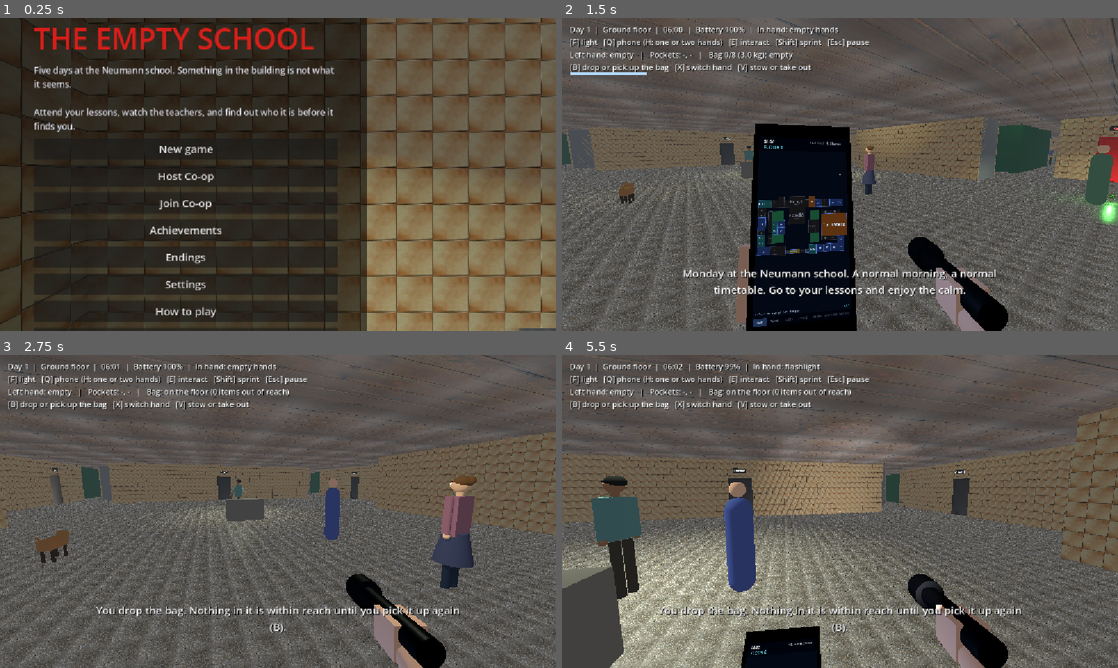
Above: before the commit, frames 1-4 (two rows, left to right).
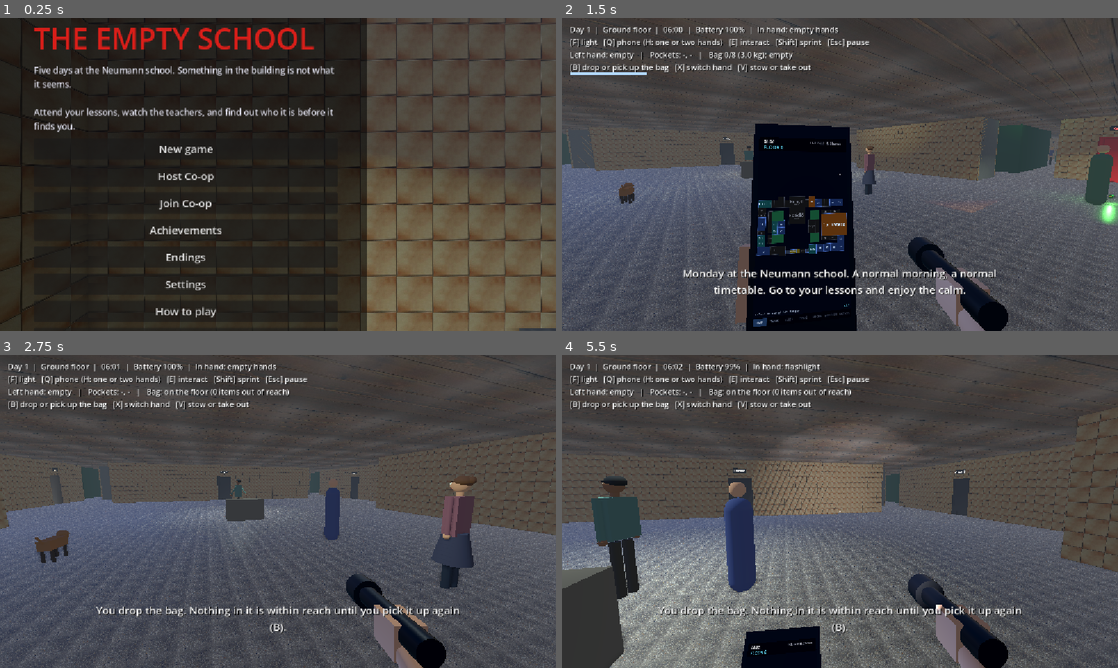
Above: after the commit, the same moments.

Repository: CsPS0/Neumann-Survival-Week
Game: Godot game, scene res://scenes/main.tscn
Same seed, same stepped clock (60 frames per second), same inputs: the game is played once before the commit and once after it.
Inputs (mouse positions are in pixels of both pictures, inside the frame that each line leads up to):
- Up to frame 1 (0.25 s): no input
- Up to frame 2 (1.5 s): click "New game" at 0.5 s; tap Enter at 1.25 s; move the mouse to (867, 174) at 1.27 s; hold W (move_forward) from 1.28 s (still down); hold Q (phone) from 1.28 s (still down)
- Up to frame 3 (2.75 s): keep holding W (move_forward); move the mouse to (250, 511) at 2.02 s; release Q (phone) at 2.03 s; tap B (bag) at 2.1 s; tap Q (phone) at 2.3 s
- Up to frame 4 (5.5 s): keep holding W (move_forward); move the mouse to (851, 505) at 2.77 s; hold F (flashlight) 2.78-3.53 s; tap Q (phone) at 3.05, 3.8, 4.55, 5.1 s; move the mouse to (834, 517) at 3.52 s; tap Space (hold_breath) at 3.6 s; move the mouse to (878, 514) at 4.27 s; hold E (interact) 4.28-5.03 s; move the mouse to (795, 508) at 5.02 s

The runs differ from the first frame. In frame 1, 20% of the frame differs, in the area x 66-100%, y 0-100%; in frame 2, 8.9%; in frame 3, 10%; in frame 4, 15%.

Commit message:
Add windows, a moving sun, a sky and a graphics quality setting (HORROR-GAME)
Outer walls get windows every 3.2 m with glass and a frame. A directional sun
follows the clock from east at 06:00 to west at 18:00, turns warm when low and
casts shadows, so sunlight falls through the windows as patches on the floor.
A procedural sky and a ground plane fill the view outside. Night stays dark.
New quality setting (0 to 2) sets sun shadow range, atlas size, volumetric fog
and SSAO. Phones and headsets default to 0.

Diff:
--- a/HORROR-GAME/scripts/day_night.gd
+++ b/HORROR-GAME/scripts/day_night.gd
@@ -17,19 +17,78 @@
 var running := false
 var is_night := false
 var environment: Environment
+var sun: DirectionalLight3D     ## The sun: moves east to west between 06:00 and 18:00, shadows come from the walls.
+var quality := 2                ## 0 low (mobile, Quest), 1 medium, 2 high. See set_quality().
 
 var _lamps: Array[SpotLight3D] = []
 var _darkness := 0.0           ## 0 = day, 1 = night.
 var _dusk_announced := false
 var _flicker_left := 0.0
+var _sky: Sky
+var _sky_material: ProceduralSkyMaterial
 
 
 func _ready() -> void:
 	add_to_group("daynight")
+	_build_outdoors()
 
 
 func register_lamp(lamp: SpotLight3D) -> void:
 	_lamps.append(lamp)
+
+
+## Sun, sky and the ground outside the windows.
+func _build_outdoors() -> void:
+	sun = DirectionalLight3D.new()
+	sun.name = "Sun"
+	sun.shadow_enabled = true
+	sun.shadow_bias = 0.04
+	sun.shadow_normal_bias = 1.2
+	sun.light_angular_distance = 0.6
+	sun.directional_shadow_blend_splits = true
+	add_child(sun)
+	var ground := MeshInstance3D.new()
+	ground.name = "Ground"
+	var plane := PlaneMesh.new()
+	plane.size = Vector2(600.0, 600.0)
+	var ground_material := StandardMaterial3D.new()
+	ground_material.albedo_color = Color(0.17, 0.26, 0.13)
+	ground_material.roughness = 1.0
+	plane.material = ground_material
+	ground.mesh = plane
+	ground.position = Vector3(0.0, -0.52, 0.0)
+	ground.cast_shadow = GeometryInstance3D.SHADOW_CASTING_SETTING_OFF
+	add_child(ground)
+	_sky_material = ProceduralSkyMaterial.new()
+	_sky_material.sky_curve = 0.15
+	_sky_material.ground_curve = 0.05
+	_sky = Sky.new()
+	_sky.sky_material = _sky_material
+	set_quality(quality)
+
+
+## Shadow range, shadow atlas size and the effects that cost the most. Mobile and Quest builds start on 0.
+func set_quality(level: int) -> void:
+	quality = clampi(level, 0, 2)
+	if sun:
+		match quality:
+			0:
+				sun.directional_shadow_mode = DirectionalLight3D.SHADOW_ORTHOGONAL
+				sun.directional_shadow_max_distance = 30.0
+			1:
+				sun.directional_shadow_mode = DirectionalLight3D.SHADOW_PARALLEL_2_SPLITS
+				sun.directional_shadow_max_distance = 45.0
+			_:
+				sun.directional_shadow_mode = DirectionalLight3D.SHADOW_PARALLEL_4_SPLITS
+				sun.directional_shadow_max_distance = 70.0
+	RenderingServer.directional_shadow_atlas_set_size([1024, 2048, 4096][quality], true)
+	if environment:
+		environment.ssao_enabled = quality >= 2 and not _is_mobile()
+	_apply_sky()
+
+
+func _is_mobile() -> bool:
+	return OS.has_feature("mobile") or OS.has_feature("web") or OS.has_feature("android") or OS.has_feature("ios")
 
 
 func time_text() -> String:
@@ -77,25 +136,25 @@
 
 
 func _apply_lighting(delta: float) -> void:
+	_apply_sun()
 	if environment:
-		environment.ambient_light_energy = lerpf(0.55, 0.015, _darkness)
+		environment.ambient_light_energy = lerpf(0.3, 0.015, _darkness)
 		environment.ambient_light_color = Color(0.85, 0.88, 0.9).lerp(Color(0.35, 0.4, 0.6), _darkness)
 		environment.fog_density = lerpf(0.004, 0.045, _darkness)
-		environment.fog_light_color = Color(0.45, 0.5, 0.55).lerp(Color(0.015, 0.02, 0.03), _darkness)
-
-		var is_mobile := OS.has_feature("mobile") or OS.has_feature("web") or OS.has_feature("android") or OS.has_feature("ios")
-		if not is_mobile:
-			if _darkness > 0.15:
-				environment.volumetric_fog_enabled = true
-				environment.volumetric_fog_density = lerpf(0.0, 0.032, _darkness)
-				environment.volumetric_fog_albedo = Color(0.22, 0.25, 0.32).lerp(Color(0.04, 0.04, 0.07), _darkness)
-				environment.volumetric_fog_emission = Color(0.01, 0.01, 0.02)
-			else:
-				environment.volumetric_fog_enabled = false
+		environment.fog_light_color = Color(0.55, 0.62, 0.7).lerp(Color(0.015, 0.02, 0.03), _darkness)
+		environment.fog_sky_affect = 0.0
+		if quality >= 1 and not _is_mobile():
+			# Thin by day, so the sun shows as beams through the windows. Thick at night.
+			environment.volumetric_fog_enabled = true
+			environment.volumetric_fog_density = lerpf(0.03, 0.032, _darkness)
+			environment.volumetric_fog_albedo = Color(0.9, 0.92, 0.95).lerp(Color(0.04, 0.04, 0.07), _darkness)
+			environment.volumetric_fog_emission = Color(0.01, 0.01, 0.02)
+		else:
+			environment.volumetric_fog_enabled = false
 	var flicker := _darkness > 0.05 and _darkness < 0.98
 	var night_flicker := _darkness >= 0.98
 	for lamp in _lamps:
-		var energy := LAMP_ENERGY * (1.0 - _darkness)
+		var energy := LAMP_ENERGY * (1.0 - _darkness) * lerpf(0.75, 1.0, _darkness)   # Daylight does part of the work.
 		if flicker and randf() < 0.2:
 			energy *= randf_range(0.0, 0.8)
 		elif night_flicker and randf() < 0.01:
@@ -104,3 +163,37 @@
 			energy = 0.0
 		lamp.light_energy = energy
 		lamp.visible = energy > 0.01
+
+
+## Sun position from the clock: rises in the east at 06:00, is highest at noon, sets in the west at 18:00.
+func _apply_sun() -> void:
+	if sun == null:
+		return
+	var t := clampf((minutes - DAY_START) / (NIGHT - DAY_START), 0.0, 1.0)
+	var elevation := deg_to_rad(lerpf(7.0, 62.0, sin(t * PI)))
+	var azimuth := t * PI
+	var to_sun := Vector3(cos(azimuth) * cos(elevation), sin(elevation), sin(azimuth) * cos(elevation))
+	sun.basis = Basis.looking_at(-to_sun, Vector3.UP)
+	var warmth := clampf(1.0 - (rad_to_deg(elevation) - 7.0) / 28.0, 0.0, 1.0)
+	sun.light_color = Color(1.0, 0.96, 0.88).lerp(Color(1.0, 0.58, 0.3), warmth)
+	var energy := lerpf(2.2, 3.4, sin(elevation)) * (1.0 - _darkness)
+	sun.light_energy = energy
+	sun.visible = energy > 0.01
+	sun.light_volumetric_fog_energy = 1.0
+	_apply_sky(warmth)
+
+
+func _apply_sky(warmth := 0.0) -> void:
+	if environment == null or _sky == null:
+		return
+	if environment.sky != _sky:
+		environment.background_mode = Environment.BG_SKY
+		environment.sky = _sky
+	var day_top := Color(0.3, 0.5, 0.88)
+	var day_horizon := Color(0.72, 0.82, 0.92).lerp(Color(1.0, 0.7, 0.45), warmth * 0.8)
+	var night := Color(0.008, 0.01, 0.025)
+	_sky_material.sky_top_color = day_top.lerp(night, _darkness)
+	_sky_material.sky_horizon_color = day_horizon.lerp(Color(0.02, 0.025, 0.045), _darkness)
+	_sky_material.ground_horizon_color = _sky_material.sky_horizon_color
+	_sky_material.ground_bottom_color = Color(0.1, 0.14, 0.09).lerp(night, _darkness)
+	_sky_material.sky_energy_multiplier = lerpf(1.0, 0.6, _darkness)
--- a/HORROR-GAME/scripts/main.gd
+++ b/HORROR-GAME/scripts/main.gd
@@ -38,6 +38,10 @@
 const WALL_THICKNESS := 0.25
 const DOOR_WIDTH := 1.5
 const DOOR_HEIGHT := 2.2
+const WINDOW_SILL := 0.9        ## Windows in the outer walls: sill height, top height, width and spacing.
+const WINDOW_TOP := 2.4
+const WINDOW_WIDTH := 1.6
+const WINDOW_PITCH := 3.2
 const STAIR_STEPS := 22
 const FLOOR_NAMES := ["Ground floor", "1st floor", "2nd floor"]
 const TEACHER_ORDER: Array = Lessons.SUSPECT_IDS   ## Accusation options, in button order.
@@ -188,6 +192,9 @@
 var _scale := 1.0
 var _y := 0.0
 var _floor_i := 0
+var _floor_bounds := Rect2()   ## Outline of the floor being built, in world metres: walls on it get windows.
+var _glass_material: StandardMaterial3D
+var _frame_material: StandardMaterial3D
 var _puppets := {}
 const PlayerPuppetScene = preload("res://scenes/player_puppet.tscn")
 
@@ -450,6 +457,7 @@
 
 func _apply_settings() -> void:
 	profile.apply(player, $WorldEnvironment.environment)
+	daynight.set_quality(int(profile.get_setting("quality")))
 
 
 func _start_game() -> void:
@@ -1032,6 +1040,7 @@
 	var p0 := _to_world(rect.position.x, rect.position.y)
 	var p1 := _to_world(rect.end.x, rect.end.y)
 	var world_rect := Rect2(p0, p1 - p0)
+	_floor_bounds = world_rect.abs()
 	var no_holes: Array[Rect2] = []
 	# Upper floors have the stairwell cut out of the slab; every floor but the top has a hole in its ceiling.
 	_slab(world_rect, _y, 0.5, stair_holes if index > 0 else no_holes, _floor_material, true)
@@ -1088,12 +1097,91 @@
 
 
 func _wall(a: Vector2, b: Vector2, y0 := 0.0, y1 := WALL_HEIGHT) -> void:
+	if y0 == 0.0 and y1 == WALL_HEIGHT and _is_outer_wall(a, b) and _wall_windows(a, b):
+		return
 	var mid := (a + b) * 0.5
 	var length := a.distance_to(b) + WALL_THICKNESS
 	var horizontal := absf(a.y - b.y) < 0.001
 	var size := Vector3(length, y1 - y0, WALL_THICKNESS) if horizontal \
 			else Vector3(WALL_THICKNESS, y1 - y0, length)
 	_box(_region, Vector3(mid.x, _y + (y0 + y1) * 0.5, mid.y), size, _wall_material, true)
+
+
+func _is_outer_wall(a: Vector2, b: Vector2) -> bool:
+	var tolerance := 0.06
+	if absf(a.y - b.y) < 0.001:
+		return absf(a.y - _floor_bounds.position.y) < tolerance or absf(a.y - _floor_bounds.end.y) < tolerance
+	if absf(a.x - b.x) < 0.001:
+		return absf(a.x - _floor_bounds.position.x) < tolerance or absf(a.x - _floor_bounds.end.x) < tolerance
+	return false
+
+
+## Outer wall with window openings, evenly spaced. Returns false when the wall is too short for one.
+func _wall_windows(a: Vector2, b: Vector2) -> bool:
+	var horizontal := absf(a.y - b.y) < 0.001
+	var lo := minf(a.x, b.x) if horizontal else minf(a.y, b.y)
+	var hi := maxf(a.x, b.x) if horizontal else maxf(a.y, b.y)
+	var fixed := a.y if horizontal else a.x
+	var count := int((hi - lo - 0.8) / WINDOW_PITCH)
+	if count < 1:
+		return false
+	var cell := (hi - lo) / count
+	var half := WALL_THICKNESS * 0.5
+	var cuts: Array[float] = [lo - half]
+	for i in count:
+		var centre := lo + cell * (i + 0.5)
+		cuts.append(centre - WINDOW_WIDTH * 0.5)
+		cuts.append(centre + WINDOW_WIDTH * 0.5)
+	cuts.append(hi + half)
+	_wall_strip(cuts[0], cuts[cuts.size() - 1], fixed, horizontal, 0.0, WINDOW_SILL)
+	_wall_strip(cuts[0], cuts[cuts.size() - 1], fixed, horizontal, WINDOW_TOP, WALL_HEIGHT)
+	for i in range(0, cuts.size(), 2):
+		_wall_strip(cuts[i], cuts[i + 1], fixed, horizontal, WINDOW_SILL, WINDOW_TOP)
+	for i in count:
+		_window_pane((cuts[i * 2 + 1] + cuts[i * 2 + 2]) * 0.5, fixed, horizontal)
+	return true
+
+
+func _wall_strip(from: float, to: float, fixed: float, horizontal: bool, y0: float, y1: float) -> void:
+	var mid := (from + to) * 0.5
+	var length := to - from
+	var size := Vector3(length, y1 - y0, WALL_THICKNESS) if horizontal else Vector3(WALL_THICKNESS, y1 - y0, length)
+	var centre := Vector3(mid, _y + (y0 + y1) * 0.5, fixed) if horizontal \
+			else Vector3(fixed, _y + (y0 + y1) * 0.5, mid)
+	_box(_region, centre, size, _wall_material, true)
+
+
+## Glass and a cross-shaped frame. The glass casts no shadow, so the sun reaches the room.
+func _window_pane(along: float, fixed: float, horizontal: bool) -> void:
+	if _glass_material == null:
+		_glass_material = StandardMaterial3D.new()
+		_glass_material.transparency = BaseMaterial3D.TRANSPARENCY_ALPHA
+		_glass_material.albedo_color = Color(0.75, 0.88, 1.0, 0.1)
+		_glass_material.roughness = 0.05
+		_glass_material.metallic_specular = 1.0
+		_frame_material = _make_material(Color(0.22, 0.2, 0.18), 0.6)
+	var height := WINDOW_TOP - WINDOW_SILL
+	var y := _y + (WINDOW_SILL + WINDOW_TOP) * 0.5
+	var pane := Node3D.new()
+	pane.position = Vector3(along, y, fixed) if horizontal else Vector3(fixed, y, along)
+	pane.rotation.y = 0.0 if horizontal else PI * 0.5
+	add_child(pane)
+	var parts := [
+		[Vector3(WINDOW_WIDTH, height, 0.02), Vector3.ZERO, _glass_material],
+		[Vector3(0.05, height, 0.05), Vector3.ZERO, _frame_material],
+		[Vector3(WINDOW_WIDTH, 0.05, 0.05), Vector3.ZERO, _frame_material],
+		[Vector3(WINDOW_WIDTH, 0.06, 0.12), Vector3(0.0, -height * 0.5, 0.0), _frame_material],
+	]
+	for part: Array in parts:
+		var mesh := MeshInstance3D.new()
+		var box := BoxMesh.new()
+		box.size = part[0]
+		mesh.mesh = box
+		mesh.position = part[1]
+		mesh.material_override = part[2]
+		if part[2] == _glass_material:
+			mesh.cast_shadow = GeometryInstance3D.SHADOW_CASTING_SETTING_OFF
+		pane.add_child(mesh)
 
 
 ## `closed` (demo): the door is locked for good, or a doorless opening gets a solid DemoBarrier. Either way the
--- a/HORROR-GAME/scripts/profile.gd
+++ b/HORROR-GAME/scripts/profile.gd
@@ -3,9 +3,9 @@
 
 const Achievements := preload("res://scripts/achievements.gd")
 const Endings := preload("res://scripts/endings.gd")
-const DEFAULTS := {"volume": 0.8, "sensitivity": 0.0025, "invert_y": false, "fov": 75.0, "brightness": 1.0, "fullscreen": false, "easy_map": false, "scare_flash": true}
+const DEFAULTS := {"volume": 0.8, "sensitivity": 0.0025, "invert_y": false, "fov": 75.0, "brightness": 1.0, "fullscreen": false, "easy_map": false, "scare_flash": true, "quality": 2}
 ## Slider ranges, kept in step with settings_ui.gd. Hand-edited values are clamped into them.
-const RANGES := {"volume": [0.0, 1.0], "sensitivity": [0.001, 0.006], "fov": [60.0, 100.0], "brightness": [0.6, 1.6]}
+const RANGES := {"volume": [0.0, 1.0], "sensitivity": [0.001, 0.006], "fov": [60.0, 100.0], "brightness": [0.6, 1.6], "quality": [0, 2]}
 
 var path := "user://profile.cfg"
 var settings := DEFAULTS.duplicate()
@@ -15,6 +15,11 @@
 
 func _ready() -> void:
 	add_to_group("profile")
+
+
+## Graphics quality when the player has not chosen one: low on phones and headsets, high elsewhere.
+static func default_quality() -> int:
+	return 0 if OS.has_feature("mobile") or OS.has_feature("android") or OS.has_feature("web") else 2
 
 
 func get_setting(key: String) -> Variant:
@@ -58,11 +63,12 @@
 	settings = DEFAULTS.duplicate()
 	unlocked.clear()
 	endings_seen.clear()
+	settings["quality"] = default_quality()
 	var file := ConfigFile.new()
 	if file.load(path) != OK:
 		return
 	for key: String in DEFAULTS:
-		settings[key] = _clean(key, file.get_value("settings", key, DEFAULTS[key]))
+		settings[key] = _clean(key, file.get_value("settings", key, settings[key]))
 	var ids: Variant = file.get_value("progress", "unlocked", [])
 	if ids is Array:
 		for id: Variant in ids:
--- a/HORROR-GAME/scripts/settings_ui.gd
+++ b/HORROR-GAME/scripts/settings_ui.gd
@@ -14,6 +14,7 @@
 	_slider("Mouse sensitivity", "sensitivity", 0.001, 0.006, 0.0002)
 	_slider("Field of view", "fov", 60.0, 100.0, 1.0)
 	_slider("Brightness", "brightness", 0.6, 1.6, 0.05)
+	_slider("Graphics quality (0 low, 2 high)", "quality", 0.0, 2.0, 1.0)
 	_check("Invert Y axis", "invert_y")
 	_check("Fullscreen", "fullscreen")
 	_check("Scare flashes", "scare_flash")
